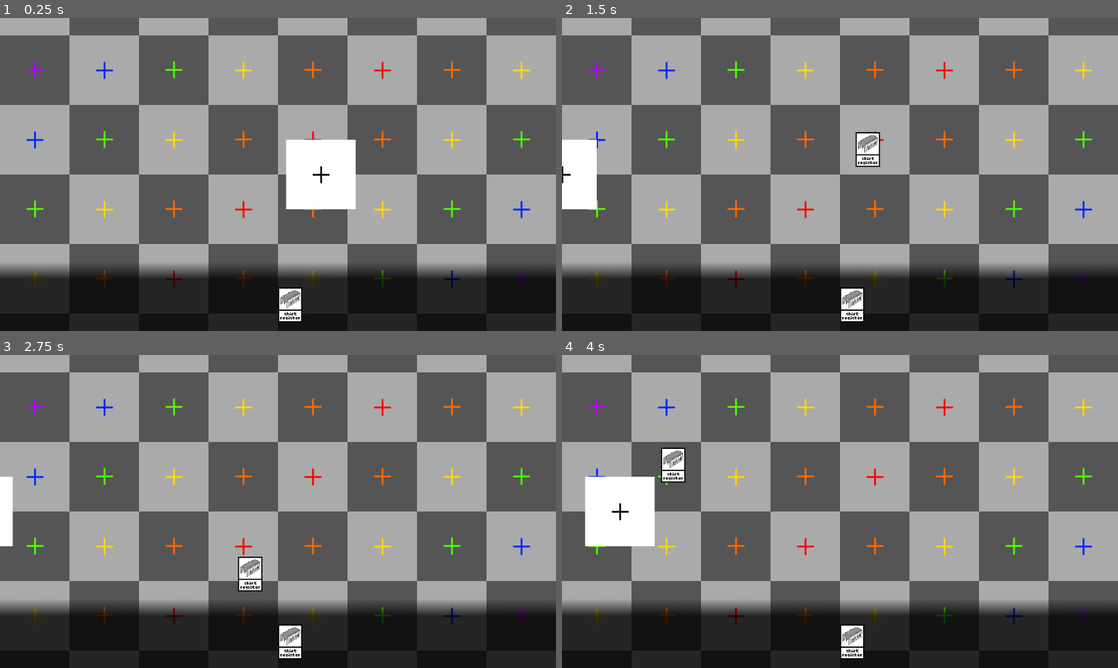
Above: before the commit, frames 1-4 (two rows, left to right).
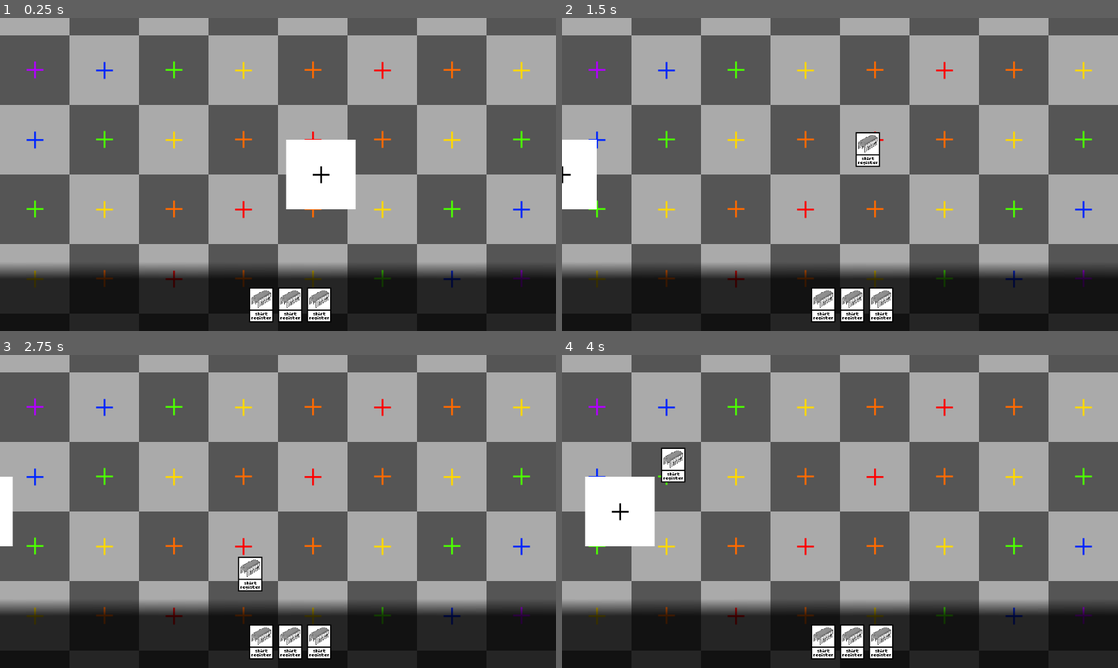
Above: after the commit, the same moments.

Repository: NobleMetalLabs/the-genesis-gambit
Game: Godot game, scene res://scn/tests/test.tscn
The game is run twice, just before and just after one commit, with the same random seed, the same clock (stepped at 60 frames per second) and the same inputs.
Inputs (mouse positions are in pixels of both pictures, inside the frame that each line leads up to):
- Up to frame 1 (0.25 s): no input
- Up to frame 2 (1.5 s): tap Enter at 0.5 s; drag from (840, 305) to (895, 105) at 0.52 s; drag from (895, 105) to (812, 237) at 1.27 s
- Up to frame 3 (2.75 s): tap Space at 2 s; move the mouse to (333, 442) at 2.02 s; hold Shift from 2.03 s (still down); click (333, 442) at 2.17 s; tap F (ui_inspect) at 2.3 s
- Up to frame 4 (4 s): release Shift at 2.75 s; drag from (812, 574) to (673, 464) at 2.77 s; move the mouse to (1006, 558) at 3.52 s; tap Ctrl at 3.6 s; click (1006, 558) at 3.67 s; tap F (ui_inspect) at 3.8 s

The runs differ from the first frame. In frame 1, 0.8% of the frame differs, in the area x 44-60%, y 86-98%; in frame 2, 0.8%; in frame 3, 0.8%; in frame 4, 0.8%.

Commit message:
Added targeting for hand cards
(and increased the HandContainer spacing)

Diff:
--- a/scn/ui/ClientUI.tscn
+++ b/scn/ui/ClientUI.tscn
@@ -6,7 +6,7 @@
 [ext_resource type="Script" path="res://src/ui/CardInfoPanel.gd" id="3_73koh"]
 [ext_resource type="Texture2D" uid="uid://cdhjukcem57os" path="res://ast/image/ui/test-hand-bg.png" id="3_ahllg"]
 [ext_resource type="Resource" uid="uid://dfpmseflf6h0b" path="res://ast/cards/ShiftRegister.tres" id="3_buy1h"]
-[ext_resource type="Texture2D" uid="uid://djjhjh04iwame" path="res://ast/image/cards/fgs/target-placeholder.png" id="5_kgfmm"]
+[ext_resource type="Texture2D" uid="uid://djjhjh04iwame" path="res://ast/image/game/cards/fgs/target-placeholder.png" id="5_kgfmm"]
 [ext_resource type="PackedScene" uid="uid://dosfprffmtayf" path="res://scn/ui/CardInstanceInHand.tscn" id="7_goj2q"]
 
 [node name="CLIENT-UI" type="Control"]
@@ -68,9 +68,17 @@
 offset_right = 960.0
 offset_bottom = 525.0
 mouse_filter = 2
-theme_override_constants/separation = 10
+theme_override_constants/separation = 50
 alignment = 1
 
 [node name="CardInstanceInHand" parent="HandContainer" instance=ExtResource("7_goj2q")]
 layout_mode = 2
 metadata = ExtResource("3_buy1h")
+
+[node name="CardInstanceInHand2" parent="HandContainer" instance=ExtResource("7_goj2q")]
+layout_mode = 2
+metadata = ExtResource("3_buy1h")
+
+[node name="CardInstanceInHand3" parent="HandContainer" instance=ExtResource("7_goj2q")]
+layout_mode = 2
+metadata = ExtResource("3_buy1h")
--- a/src/ui/ClientUI.gd
+++ b/src/ui/ClientUI.gd
@@ -11,14 +11,18 @@
 func _input(event : InputEvent) -> void:
 	if not event is InputEventKey: return
 	if Input.is_action_just_pressed("ui_inspect"):
-		var hovered_card : CardInstance = gamefield.get_hovered_card()
-		if hovered_card != null:
-			card_info_panel.set_card_metadata(hovered_card.metadata)
+		if _hovered_hand_card != null:
+			card_info_panel.set_card_metadata(_hovered_hand_card.metadata)
 			card_info_panel.display()
-			#update_target_sprite(hovered_card.target)
 		else:
-			card_info_panel.undisplay()
-			#update_target_sprite(null)
+			var hovered_card : CardInstance = gamefield.get_hovered_card()
+			if hovered_card != null:
+				card_info_panel.set_card_metadata(hovered_card.metadata)
+				card_info_panel.display()
+				#update_target_sprite(hovered_card.target)
+			else:
+				card_info_panel.undisplay()
+				#update_target_sprite(null)
 
 func update_target_sprite(target : CardInstance) -> void:
 	if target == null: target_sprite.hide()
@@ -26,16 +30,26 @@
 		target_sprite.show()
 		target_sprite.position = target.position
 
+var _hovered_hand_card : CardInstanceInHand
+
 # i guess this should be done individually when cards get added, rather than a for loop
 # (can't do that yet since they're already in the scene for now)
 func _ready() -> void: setup_hand()
 func setup_hand() -> void:
-	for card : CardInstanceInHand in hand_container.get_children():
-		card.gui_input.connect(
-		func (event : InputEvent) -> void:
+	for new_hand_card : CardInstanceInHand in hand_container.get_children():
+		new_hand_card.gui_input.connect(
+			func (event : InputEvent) -> void:
 				if not event is InputEventMouseButton: return
 				if event.button_index == MOUSE_BUTTON_LEFT:
-					if event.pressed: card_button_down(card.metadata)
+					if event.pressed: card_button_down(new_hand_card.metadata)
+		)
+		new_hand_card.mouse_entered.connect(
+			func() -> void:
+				_hovered_hand_card = new_hand_card
+		)
+		new_hand_card.mouse_exited.connect(
+			func() -> void:
+				_hovered_hand_card = null
 		)
 
 func card_button_down(metadata : CardMetadata) -> void:
